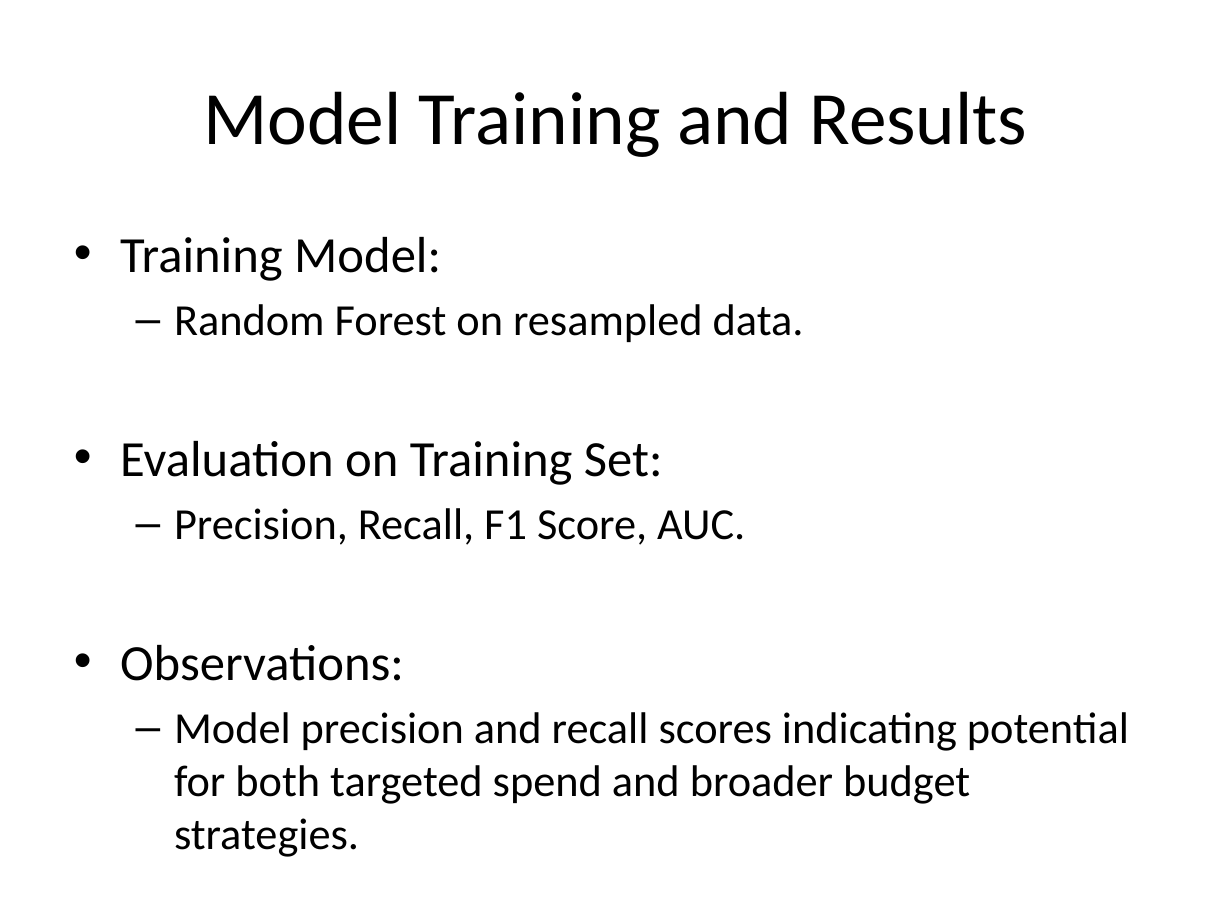
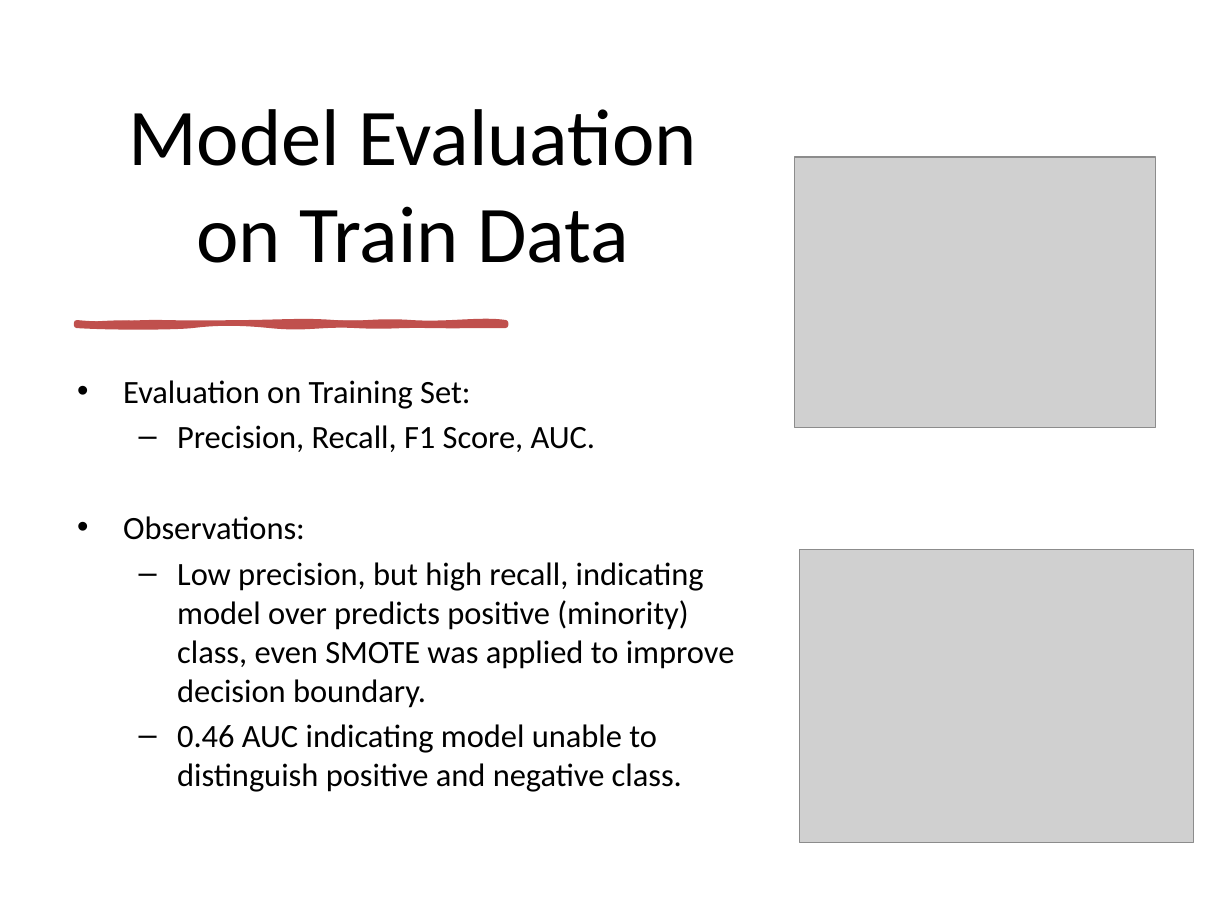
Before and after one commit to wfgoh/modules, a slide deck: slide 9 of presentation.pptx (slide 10 before the commit). Drawn at 1232x924 pixels with LibreOffice and Linux fonts; fonts in the diff are those of the drawing; grey boxes stand for pictures. Boxes give left, top, right and bottom in pixels: in the first picture for what was removed or moved away, otherwise in the second. Text is boxed around its words. In the diff, an @@ line names an element or a change of style, - is before the commit and + after.

```diff
--- a/presentation.pptx
+++ b/presentation.pptx
@@ title "Model Evaluation on Train Data" at box(128, 109, 697, 263): vertical alignment middle to bottom @@
@@ title at box(128, 109, 697, 263): text changed; size 44 to 47 pt @@
-Model Training and Results
+Model Evaluation on Train Data
@@ picture added at box(795, 156, 1156, 428) @@
@@ text at box(120, 237, 804, 342): paragraphs removed @@
-• Training Model:
-  – Random Forest on resampled data.
@@ freeform shape added at box(76, 323, 505, 325), fill #C0504D, outline #C0504D 3.25 pt @@
@@ text "Evaluation on Training Set:": place and size @@
-text "Evaluation on Training Set:" at box(120, 237, 1129, 804)
+text "Evaluation on Training Set:" at box(123, 380, 735, 792)
@@ text at box(123, 380, 596, 540): size 29.6 to 19 pt in "Evaluation on Training Set:", "Observations:"; size 25.9 to 19 pt in "Precision, Recall, F1 Score, AUC."; less space between paragraphs @@
@@ text at box(177, 562, 735, 792): text changed; size 25.9 to 19 pt @@
-  – Model precision and recall scores indicating potential for both targeted spend and broader budget strategies.
+  – Low precision, but high recall, indicating model over predicts positive (minority) class, even SMOTE was applied to improve decision boundary.
+  – 0.46 AUC indicating model unable to distinguish positive and negative class.
@@ picture added at box(800, 549, 1193, 843) @@
```
Also in this commit, not shown: 7 other slides changed, 1 slide added, 2 slides removed.
